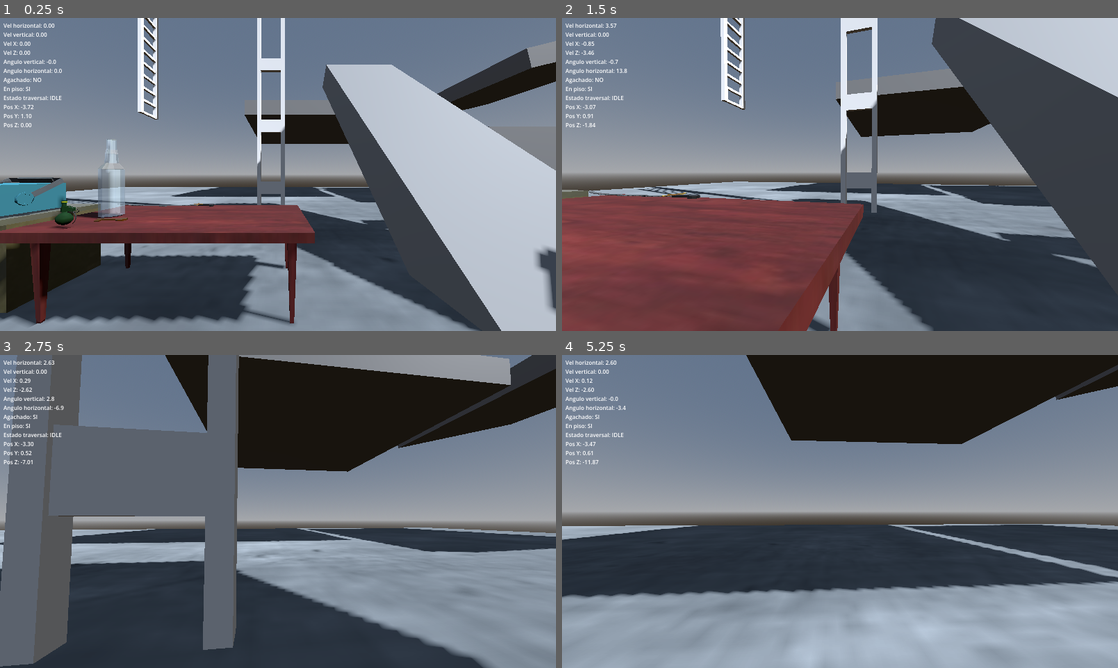
Above: before the commit, frames 1-4 (two rows, left to right).
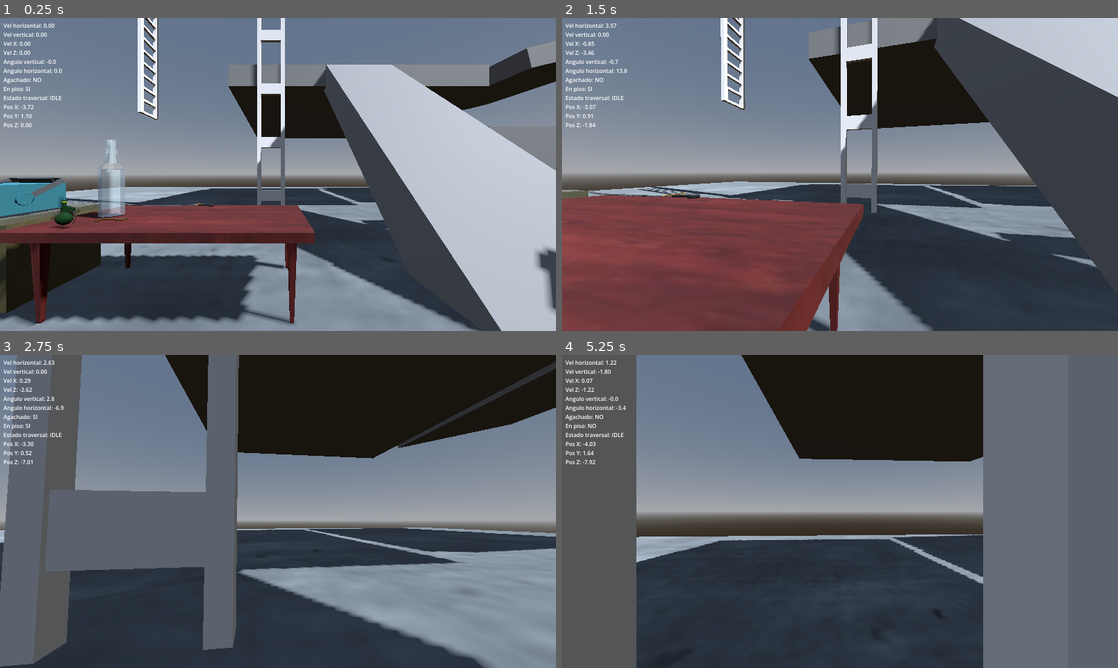
Above: after the commit, the same moments.

Repository: ElVerdulero2001/tun-tun-tun-sahur-el-juego-copia-de-Peripeteia-
Game: Godot game, scene res://levels/movement_test.tscn
Two runs of this game, one before a commit and one after it. Both use one fixed random seed, a clock stepped at 60 frames per second and the inputs below.
Inputs (mouse positions are in pixels of both pictures, inside the frame that each line leads up to):
- Up to frame 1 (0.25 s): no input
- Up to frame 2 (1.5 s): tap Enter at 0.5 s; move the mouse to (867, 174) at 0.52 s; hold Ctrl (crouch) 0.53-1.28 s; hold W (move_forward) from 0.53 s (still down); click (867, 174) at 0.67 s; tap Space (jump) at 0.77 s; move the mouse to (812, 174) at 1.27 s; tap Ctrl (crouch) at 1.35 s
- Up to frame 3 (2.75 s): keep holding W (move_forward); tap Space (jump) at 1.52 s; move the mouse to (289, 505) at 2.02 s; hold E (interactuar) from 2.03 s (still down); tap Ctrl (crouch) at 2.3 s
- Up to frame 4 (5.25 s): keep holding W (move_forward); move the mouse to (834, 517) at 2.77 s; release E (interactuar) at 2.78 s; tap C (kick) at 2.85 s; click (834, 517) at 2.92 s; tap Space (jump) at 3.02, 3.77, 4.52 s; tap Ctrl (crouch) at 3.05, 3.8, 4.55 s; move the mouse to (878, 514) at 3.52 s; hold R (rotar_item) 3.53-4.28 s; move the mouse to (795, 508) at 4.27 s; tap Shift (run) at 4.35 s; move the mouse to (845, 511) at 5.02 s; hold Ctrl (crouch) from 5.03 s (still down); tap T (tirar_item) at 5.1 s; click (845, 511) at 5.17 s

The runs differ from the first frame. In frame 1, 4.4% of the frame differs, in the area x 23-88%, y 3-60%; in frame 2, 6.5%; in frame 3, 15%; in frame 4, 57%, in the area x 0-100%, y 0-100%.

Commit message:
funciona la caracha, se resume todo en ladder_max_distance, eso hay que cambiar, para no tener que ponerle un valor de 800, y el collisionshape de la escalera debe de medir lo mismo o parecido que la distancia entre los dos markers

Diff:
--- a/levels/movement_test.tscn
+++ b/levels/movement_test.tscn
@@ -188,7 +188,7 @@
 shape = SubResource("BoxShape3D_gdjh5")
 
 [node name="StaticBody3D3" type="StaticBody3D" parent="world/enviroment/static/bloques" unique_id=1998965982]
-transform = Transform3D(1, 0, 0, 0, 1, 0, 0, 0, 1, 0, 6.37, -18.709127)
+transform = Transform3D(1, 0, 0, 0, 1, 0, 0, 0, 1, 0, 6.37, -14.712186)
 
 [node name="MeshInstance3D" type="MeshInstance3D" parent="world/enviroment/static/bloques/StaticBody3D3" unique_id=1943942775]
 mesh = SubResource("BoxMesh_gdjh5")
@@ -278,10 +278,10 @@
 transform = Transform3D(1, 0, 0, 0, 1, 0, 0, 0, 1, -4.035, -1.6125276, -8.602)
 
 [node name="escalera pedorra3" parent="world/enviroment/static/escaleras/escalera 2" index="0" unique_id=1545879886]
-transform = Transform3D(1, 0, 0, 0, 4.6, 0, 0, 0, 1, 0, 0.062, 0)
+transform = Transform3D(1, 0, 0, 0, 4, 0, 0, 0, 1, 0, 0.062, 0)
 
 [node name="carcasa" parent="world/enviroment/static/escaleras/escalera 2" index="1" unique_id=1171411348]
-transform = Transform3D(1, 0, 0, 0, 4.6, 0, 0, 0, 1, 0, 4.385, 0)
+transform = Transform3D(1, 0, 0, 0, 4, 0, 0, 0, 1, 0, 17.286621, 0)
 
 [node name="StartMarker" parent="world/enviroment/static/escaleras/escalera 2" index="2" unique_id=1847870763]
 transform = Transform3D(1, 0, 0, 0, 1, 0, 0, 0, 1, 0, 2.816892, 0.80568457)
@@ -350,6 +350,7 @@
 [node name="circulo circuloso" parent="." unique_id=252392807 instance=ExtResource("22_kcpfy")]
 transform = Transform3D(1, 0, 0, 0, 1, 0, 0, 0, 1, 8.789009, 4.6441727, 8.405916)
 
+[editable path="world/enviroment/static/escaleras/escalera 1"]
 [editable path="world/enviroment/static/escaleras/escalera 2"]
 [editable path="world/enviroment/dinamic/osciloscopio_01"]
 [editable path="world/enviroment/dinamic/osciloscopio_01/osciloscopio5"]
--- a/scripts/player n entities/movement/parkour_detector.gd
+++ b/scripts/player n entities/movement/parkour_detector.gd
@@ -27,7 +27,7 @@
 
 # ── Parámetros de detección — ladder ─────────────────────────────
 @export var ladder_detection_radius : float = 1.2
-@export var ladder_max_distance     : float = 2.0
+@export var ladder_max_distance     : float = 800
 
 # ── Alturas de sondeo ─────────────────────────────────────────────
 const PROBE_HEIGHTS : Array = [0.3, 0.6, 0.9, 1.2, 1.5]
@@ -190,20 +190,19 @@
 		current = current.get_parent()
 	return null
 
-func _has_ladder_intent(segment: Node) -> bool:
+func _has_ladder_intent(_segment: Node) -> bool:
 
 	if body.is_on_floor():
 		return false
 
-	# Mientras mantiene CTRL, no puede agarrar escaleras.
 	if Input.is_action_pressed("crouch"):
 		return false
 
-	return _is_within_segment_volume(segment)
+	print("LADDER ACEPTADA")
+
+	return true
 
 func _is_within_segment_volume(segment: Node) -> bool:
-	# Proyecta la posición del jugador sobre el eje del segmento.
-	# Si el progress cae entre 0.0 y 1.0, está dentro del volumen útil.
 	var seg_start = segment.start_marker.global_position
 	var seg_end   = segment.end_marker.global_position
 	var seg_vec   = seg_end - seg_start
@@ -216,11 +215,9 @@
 	var to_player = body.global_position - seg_start
 	var progress  = to_player.dot(seg_dir) / seg_len
 
-	# Fuera del rango del segmento — no reenganchar.
 	if progress < 0.0 or progress > 1.0:
 		return false
 
-	# Distancia lateral al eje del segmento — margen de captura.
 	var projected    = seg_start + seg_dir * (progress * seg_len)
 	var lateral_dist = body.global_position.distance_to(projected)
 
--- a/scripts/player n entities/movement/traversal_controller.gd
+++ b/scripts/player n entities/movement/traversal_controller.gd
@@ -173,14 +173,21 @@
 # ─────────────────────────────────────────────────────────────────
 
 func _on_ladder_candidate_found(candidate: Dictionary) -> void:
+	print(
+		"LADDER EVENT | state=",
+		get_state_name(),
+		" | active=",
+		is_active()
+	)
+
 	if state != State.IDLE:
-		return
+		print("LADDER BLOQUEADA | state no es IDLE")
+		return
+
+	print("LADDER ACEPTADA | entrando")
 
 	_current_segment = candidate["area"]
 
-	# Calcular progress inicial — qué tan avanzado está el jugador
-	# en el segmento al momento de entrar.
-	# Se proyecta la posición del jugador sobre el eje del segmento.
 	var seg_start = _current_segment.start_marker.global_position
 	var seg_end   = _current_segment.end_marker.global_position
 	var seg_vec   = seg_end - seg_start
@@ -188,16 +195,23 @@
 
 	if seg_len > 0.001:
 		var to_player = body.global_position - seg_start
-		_current_progress = clamp(to_player.dot(seg_vec.normalized()) / seg_len, 0.0, 1.0)
+		_current_progress = clamp(
+			to_player.dot(seg_vec.normalized()) / seg_len,
+			0.0,
+			1.0
+		)
 	else:
 		_current_progress = 0.0
 
 	_ladder_pulse_timer = 0.0
 	_ladder_dir         = 0.0
 
-	_log("escalera — entrada | segment: %s | progress: %.2f" % [_current_segment.name, _current_progress])
+	_log(
+		"escalera — entrada | segment: %s | progress: %.2f"
+		% [_current_segment.name, _current_progress]
+	)
+
 	_change_state(State.LADDER)
-
 # ─────────────────────────────────────────────────────────────────
 # ── SNAPPING ─────────────────────────────────────────────────────
 # ─────────────────────────────────────────────────────────────────
@@ -308,9 +322,17 @@
 # ─────────────────────────────────────────────────────────────────
 
 func _state_ladder(delta: float) -> void:
+	print("LADDER TICK | segment=", _current_segment)
+
 	body.velocity = Vector3.ZERO
 
 	if _current_segment == null:
+		print("LADDER EXIT | SEGMENT NULL")
+		_release(Vector3.ZERO)
+		return
+
+	if _current_segment == null:
+		print("LADDER EXIT | SEGMENT NULL")
 		_release(Vector3.ZERO)
 		return
 
@@ -326,7 +348,7 @@
 	# ── Soltarse ────────────────────────────────────────────────
 	if Input.is_action_just_pressed("crouch"):
 		_log("escalera — suelta (control) — caída libre")
-		_release(Vector3.DOWN * 3.0, false)
+		_release(Vector3.ZERO, false)
 		return
 
 	# ── Input de movimiento ───────────────────────────────────────
@@ -556,6 +578,14 @@
 	_change_state(State.IDLE)
 
 func _change_state(new_state: State) -> void:
+
+	print(
+		"STATE:",
+		State.keys()[state],
+		" -> ",
+		State.keys()[new_state]
+	)
+
 	var was_active = is_active()
 	var old_name   = State.keys()[state]
 	state          = new_state
@@ -573,7 +603,6 @@
 		traversal_started.emit()
 	elif was_active and not now_active:
 		traversal_ended.emit()
-
 # ─────────────────────────────────────────────────────────────────
 # ── DEBUG ────────────────────────────────────────────────────────
 # ─────────────────────────────────────────────────────────────────
Not shown, added: scripts.rar
Not shown, added: scripts.zip
